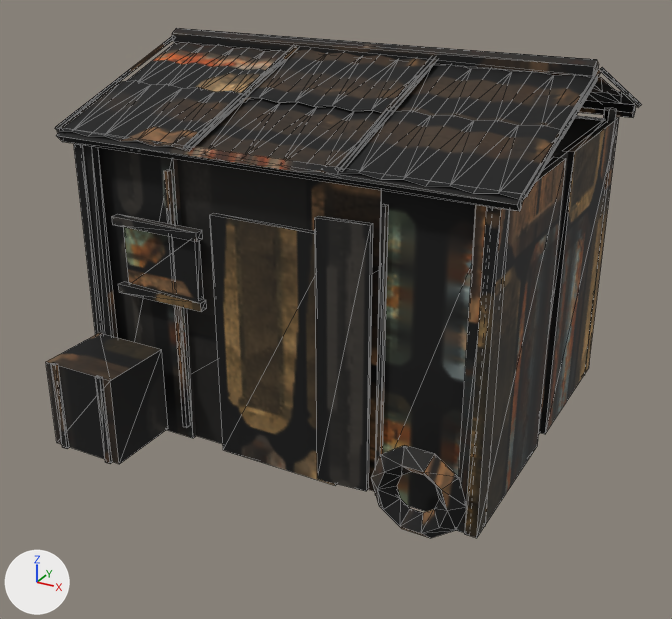
Before and after pictures for a commit that changed the FBX model Assets/Ash/Resources/Art/OutpostHut.fbx.
Before and after are seen from a camera (50 mm lens) standing at (1.7, -3.32, 2.04) and looking at (0.06, -0.33, 0.55). The lights are fixed; the arrows at lower left show +X, +Y and +Z. The picture after the commit comes second. Mesh edges are drawn as thin lines.

Objects in the first picture: 'OutpostHut'.
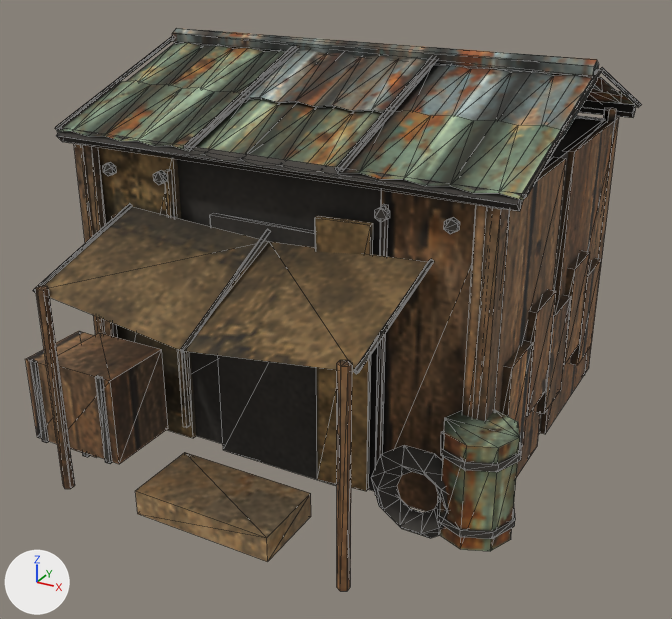
Pixel boxes [x1, y1, x2, y2] of what changed, in the pictures (672 x 619 px):
'OutpostHut', reshaped (10% taller)
    before: [46, 28, 641, 538]
    after: [25, 28, 641, 591]
part 1 of me_cube_082, added (brown)
    after: [35, 286, 75, 489]
part 2 of me_cube_082, added (brown)
    after: [337, 360, 352, 591]
part 3 of me_cube_082, added (brown)
    after: [500, 341, 533, 447]
part 4 of me_cube_082, added (brown)
    after: [526, 290, 556, 417]
part 5 of me_cube_082, added (brown)
    after: [537, 295, 571, 414]
part 6 of me_cube_082, added (brown)
    after: [564, 251, 590, 365]
part 7 of me_cube_082, added (brown)
    after: [571, 258, 602, 365]
part 8 of me_cube_082, added
    after: [103, 162, 116, 176]
part 9 of me_cube_082, added
    after: [153, 170, 167, 185]
part 10 of me_cube_082, added
    after: [375, 206, 390, 222]
part 11 of me_cube_082, added
    after: [444, 217, 460, 234]
part 12 of me_cube_082, added (brown)
    after: [135, 452, 311, 562]
part 13 of me_cube_082, added
    after: [439, 410, 520, 551]
part 14 of me_cube_082, added
    after: [437, 497, 515, 539]
part 15 of me_cube_082, added
    after: [441, 431, 521, 472]
part 16 of me_cube_082, added (brown)
    after: [25, 331, 97, 457]
part 17 of me_cube_082, added
    after: [31, 360, 49, 443]
part 18 of me_cube_082, added (brown)
    after: [33, 203, 434, 374]
part 19 of me_cube_082, surface changed
    both: [47, 28, 640, 538]

Patch to the scene script:
```diff
--- a/Assets/Ash/Resources/Art/OutpostHut.fbx.py
+++ b/Assets/Ash/Resources/Art/OutpostHut.fbx.py
@@ me_cube_082 @@
 # used by ob_outposthut; location = (0.0, 0.0, 0.0)
-me_cube_082.from_pydata(...)  # 772 vertices, 1048 faces; spans x -0.91..0.93, y -1.07..0.77, z 0.0..1.54
+me_cube_082.from_pydata(...)  # 1034 vertices, 1460 faces; spans x -0.97..0.99, y -1.25..0.77, z 0.0..1.54
+# me_cube_082 part 1: a new loose piece, a 6-sided cylinder along z spanning x -0.602..-0.564, y -1.252..-1.208, z 0.04..0.84, in mat_outposthutatlas
+# me_cube_082 part 2: a new loose piece, a 6-sided cylinder along z spanning x 0.564..0.602, y -1.252..-1.208, z 0.04..0.84, in mat_outposthutatlas
+# me_cube_082 part 3: a new loose piece, a box spanning x 0.834..0.878, y -0.592..-0.368, z 0.19..0.61, in mat_outposthutatlas
+# me_cube_082 part 4: a new loose piece, a box spanning x 0.834..0.878, y -0.352..-0.127, z 0.3..0.72, in mat_outposthutatlas
+# me_cube_082 part 5: a new loose piece, a box spanning x 0.834..0.878, y -0.112..0.112, z 0.19..0.61, in mat_outposthutatlas
+# me_cube_082 part 6: a new loose piece, a box spanning x 0.834..0.878, y 0.127..0.352, z 0.3..0.72, in mat_outposthutatlas
+# me_cube_082 part 7: a new loose piece, a box spanning x 0.834..0.878, y 0.368..0.592, z 0.19..0.61, in mat_outposthutatlas
+# me_cube_082 part 8: a new loose piece, a 6-sided cylinder along y spanning x -0.712..-0.668, y -0.74..-0.718, z 1.095..1.145, in mat_outposthutatlas
+# me_cube_082 part 9: a new loose piece, a 6-sided cylinder along y spanning x -0.472..-0.428, y -0.74..-0.718, z 1.095..1.145, in mat_outposthutatlas
+# me_cube_082 part 10: a new loose piece, a 6-sided cylinder along y spanning x 0.428..0.472, y -0.74..-0.718, z 1.095..1.145, in mat_outposthutatlas
+# me_cube_082 part 11: a new loose piece, a 6-sided cylinder along y spanning x 0.668..0.712, y -0.74..-0.718, z 1.095..1.145, in mat_outposthutatlas
+# me_cube_082 part 12: a new loose piece, a box spanning x -0.28..0.28, y -1.2..-0.91, z 0.0..0.11, in mat_outposthutatlas
+# me_cube_082 part 13: a new loose piece, an 8-sided cylinder along z spanning x 0.72..0.98, y -0.91..-0.65, z 0.07..0.47, in mat_outposthutatlas
+# me_cube_082 part 14: a new loose piece, an 8-sided cylinder along z spanning x 0.711..0.989, y -0.919..-0.641, z 0.127..0.153, in mat_outposthutatlas
+# me_cube_082 part 15: a new loose piece, an 8-sided cylinder along z spanning x 0.711..0.989, y -0.919..-0.641, z 0.387..0.413, in mat_outposthutatlas
+# me_cube_082 part 16: a new loose piece, a box spanning x -0.97..-0.65, y -1.01..-0.71, z 0.02..0.38, in mat_outposthutatlas
+# me_cube_082 part 17: a new loose piece, a box spanning x -0.933..-0.908, y -1.019..-1.007, z 0.015..0.385, in mat_outposthutatlas
+# me_cube_082 part 18: 30 vertices added at x -0.63..0.63, y -1.23..-0.71, z 0.73..0.99
+# me_cube_082 part 19: 1048 kept faces spanning x -0.91..0.93, y -1.07..0.77, z 0.0..1.54 get new texture (UV) coordinates
+# other edits to the shape of me_cube_082 do not show in these pictures
 me_cube_082.materials.append(mat_outposthutatlas)
```
